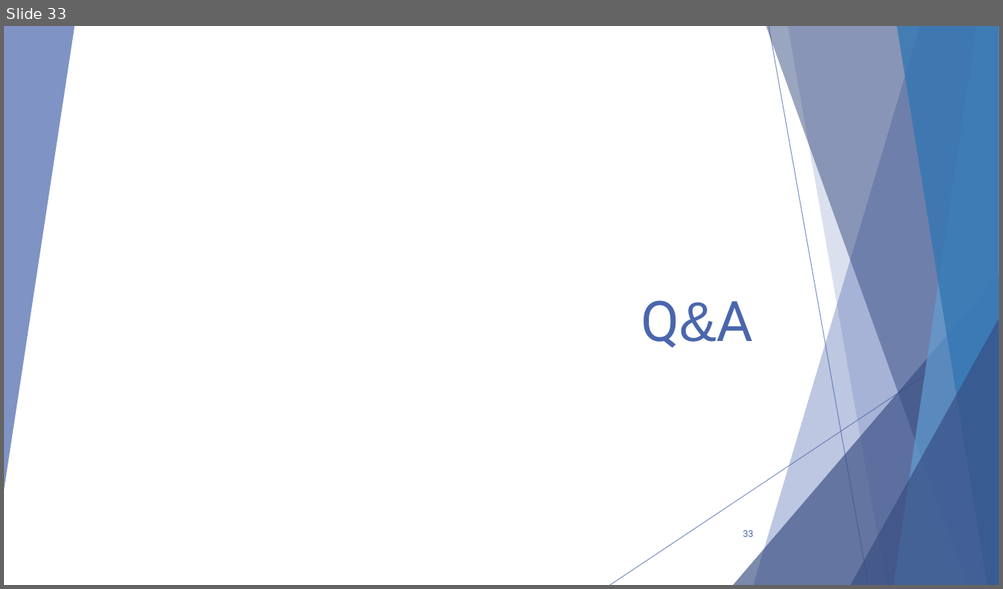
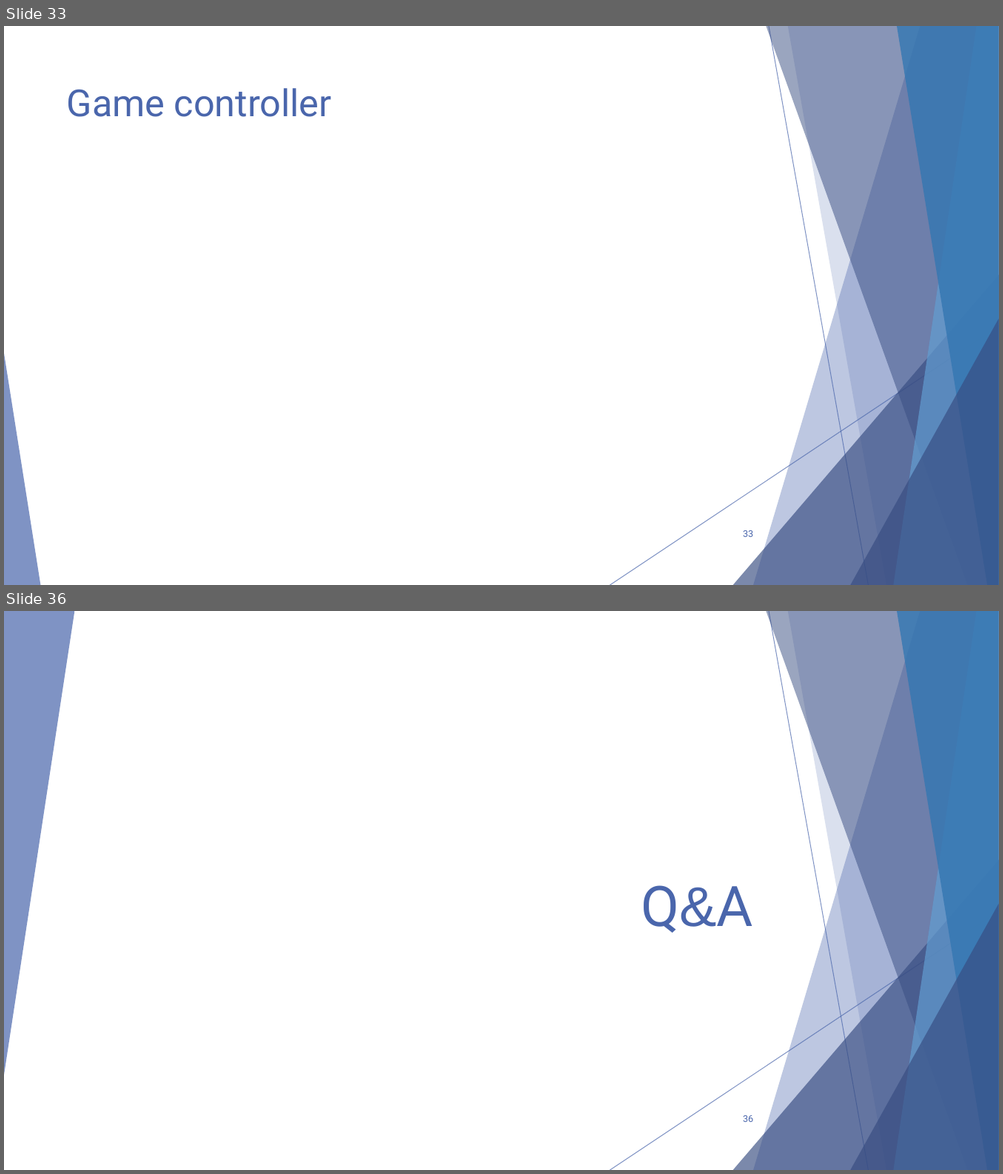
Before and after one commit to GysenBart/ProjectThreadMatter, a slide deck: Presentatie/ProjectThreadMatter.pptx. Shown one above the other, each under a label of ours: slide 33 before the commit, slides 33 and 36 after it; the slides between them are not shown. The pictures are 1003x589 and 1003x1174 pixels, drawn with LibreOffice and Linux fonts; fonts in the diff are those of the drawing. Boxes give left, top, right and bottom in pixels: in the first picture for what was removed or moved away, otherwise in the second. Text is boxed around its words. In the diff, an @@ line names an element or a change of style, - is before the commit and + after.

```diff
--- a/Presentatie/ProjectThreadMatter.pptx
+++ b/Presentatie/ProjectThreadMatter.pptx
@@ slide 33 added at bbox=[4, 26, 999, 585], background #FFFFFF; not listed: 9 template elements that a slide beside it also shows @@
@@ title added at bbox=[67, 88, 332, 117], 36 pt, text #4A66AC @@
+Game controller
@@ triangle added at bbox=[4, 354, 40, 585], fill #4A66AC at 70% opacity @@
@@ page number added at bbox=[743, 531, 753, 537], 9 pt, text #4A66AC @@
+33
@@ what was slide 33 is now slide 36 @@
@@ page number at bbox=[743, 1116, 753, 1122]: text changed @@
-33
+36
```
Also in this commit, not shown: 10 slides changed, 3 other slides added, 1 slide removed.
